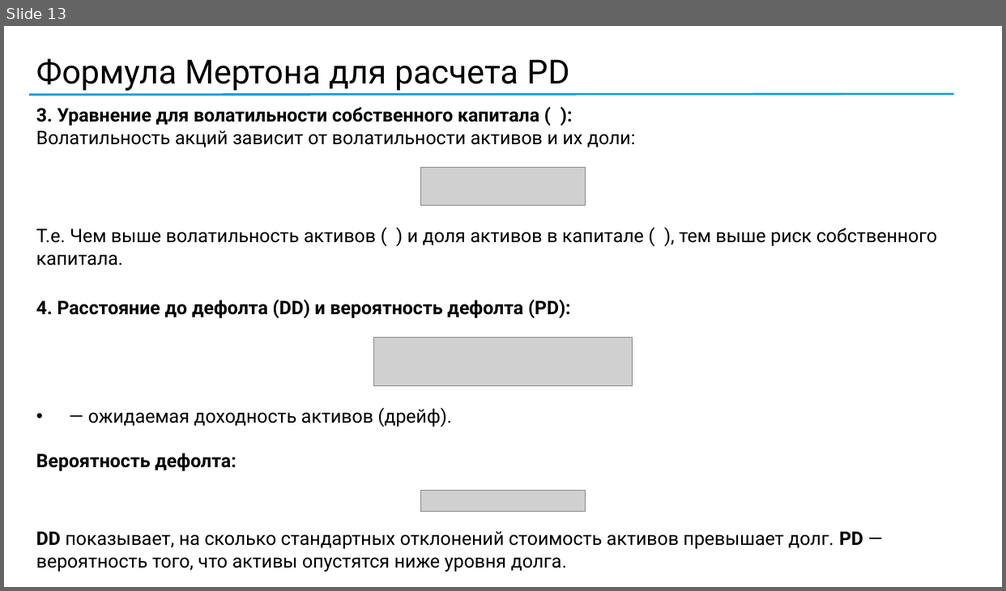
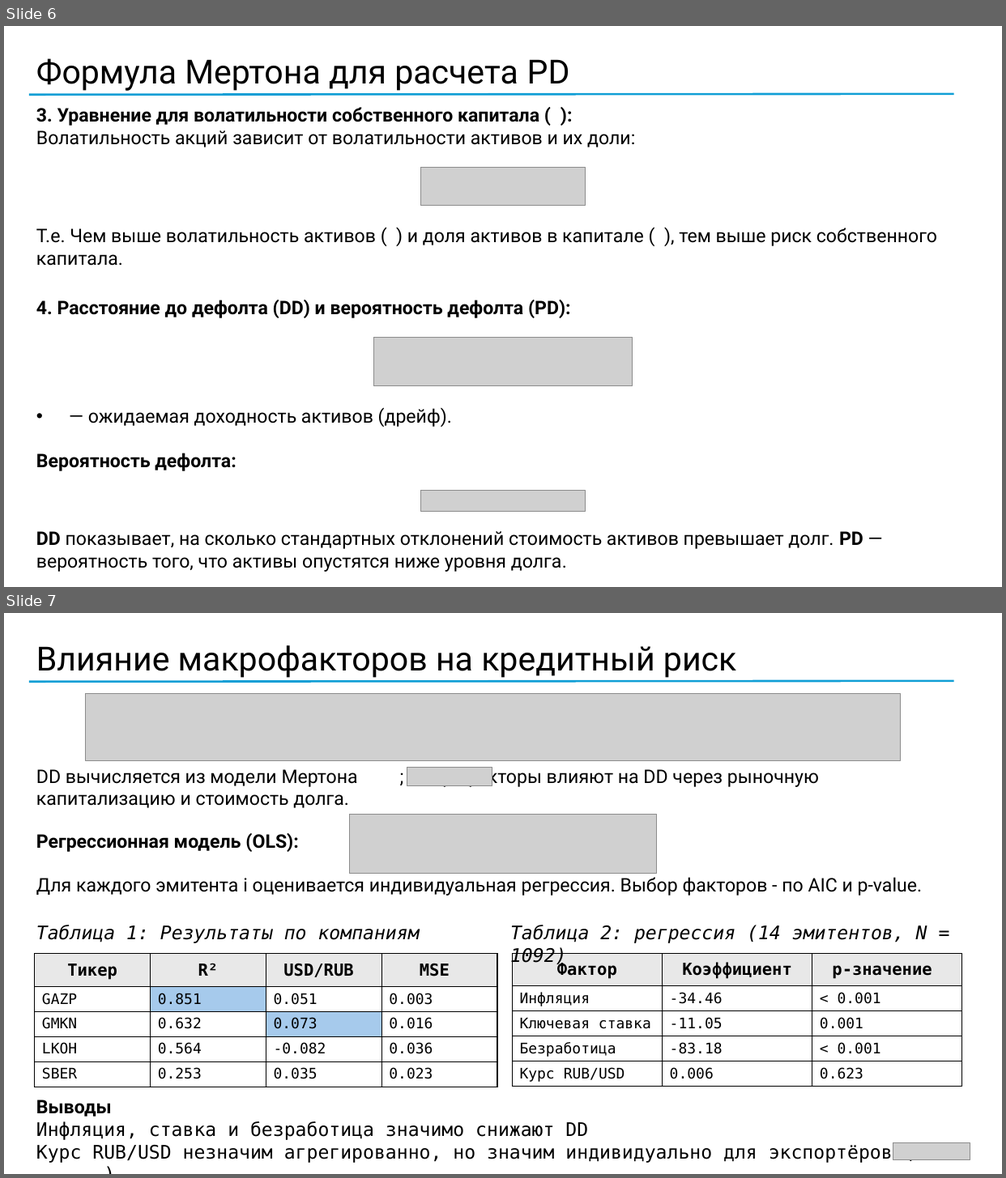
Before and after one commit to MaximKiryakin/Diploma, a slide deck: masters/presentation/presentation.pptx. Shown one above the other, each under a label of ours: slide 13 before the commit, slides 6 and 7 after it. The pictures are 1006x591 and 1006x1178 pixels, drawn with LibreOffice and Linux fonts; fonts in the diff are those of the drawing; grey boxes stand for pictures; background and template pictures are left out. Boxes give left, top, right and bottom in pixels: in the first picture for what was removed or moved away, otherwise in the second. Text is boxed around its words. In the diff, an @@ line names an element or a change of style, - is before the commit and + after.

Commit message:
chore: update presentation;

```diff
--- a/masters/presentation/presentation.pptx
+++ b/masters/presentation/presentation.pptx
@@ slide 7 added at (4,613,1002,1174), background #FFFFFF @@
@@ text added at (36,645,736,678), 32 pt, text #000000 @@
+Влияние макрофакторов на кредитный риск
@@ line added from (954, 681) to (28, 682), #0F9ED5 2 pt @@
@@ picture added at (86,694,901,760) @@
@@ text added at (36,766,819,1136), 18 pt, text #000000 @@
+DD вычисляется из модели Мертона ; макрофакторы влияют на DD через рыночную капитализацию и стоимость долга.
@@ picture added at (407,767,492,786) @@
@@ picture added at (349,815,657,874) @@
@@ text added at (36,833,299,852), 18 pt, text #000000, bold @@
+Регрессионная модель (OLS):
@@ text added at (36,877,923,896), 18 pt, text #000000 @@
+Для каждого эмитента i оценивается индивидуальная регрессия. Выбор факторов - по AIC и p-value.
@@ text added at (36,925,420,943), 18 pt, text #000000, italic @@
+Таблица 1: Результаты по компаниям
@@ text added at (510,925,927,967), 18 pt, text #000000, italic @@
+Таблица 2: регрессия (14 эмитентов, N = 1092)
@@ table added at (35,954,499,1087), 5 rows, 4 columns @@
+Тикер | R² | USD/RUB | MSE
+GAZP | 0.851 | 0.051 | 0.003
+GMKN | 0.632 | 0.073 | 0.016
+LKOH | 0.564 | -0.082 | 0.036
+SBER | 0.253 | 0.035 | 0.023
@@ table added at (513,954,961,1087), 5 rows, 3 columns @@
+Фактор | Коэффициент | p-значение
+Инфляция | -34.46 | < 0.001
+Ключевая ставка | -11.05 | 0.001
+Безработица | -83.18 | < 0.001
+Курс RUB/USD | 0.006 | 0.623
@@ text added at (36,1100,971,1164), 18 pt, text #000000 @@
+Выводы
+Инфляция, ставка и безработица значимо снижают DD
+Курс RUB/USD незначим агрегированно, но значим индивидуально для экспортёров (GMKN: )
@@ picture added at (893,1143,970,1160) @@
@@ what was slide 13 is now slide 6 @@
```
Also in this commit, not shown: 1 slide changed, 6 other slides added, 1 slide removed.
